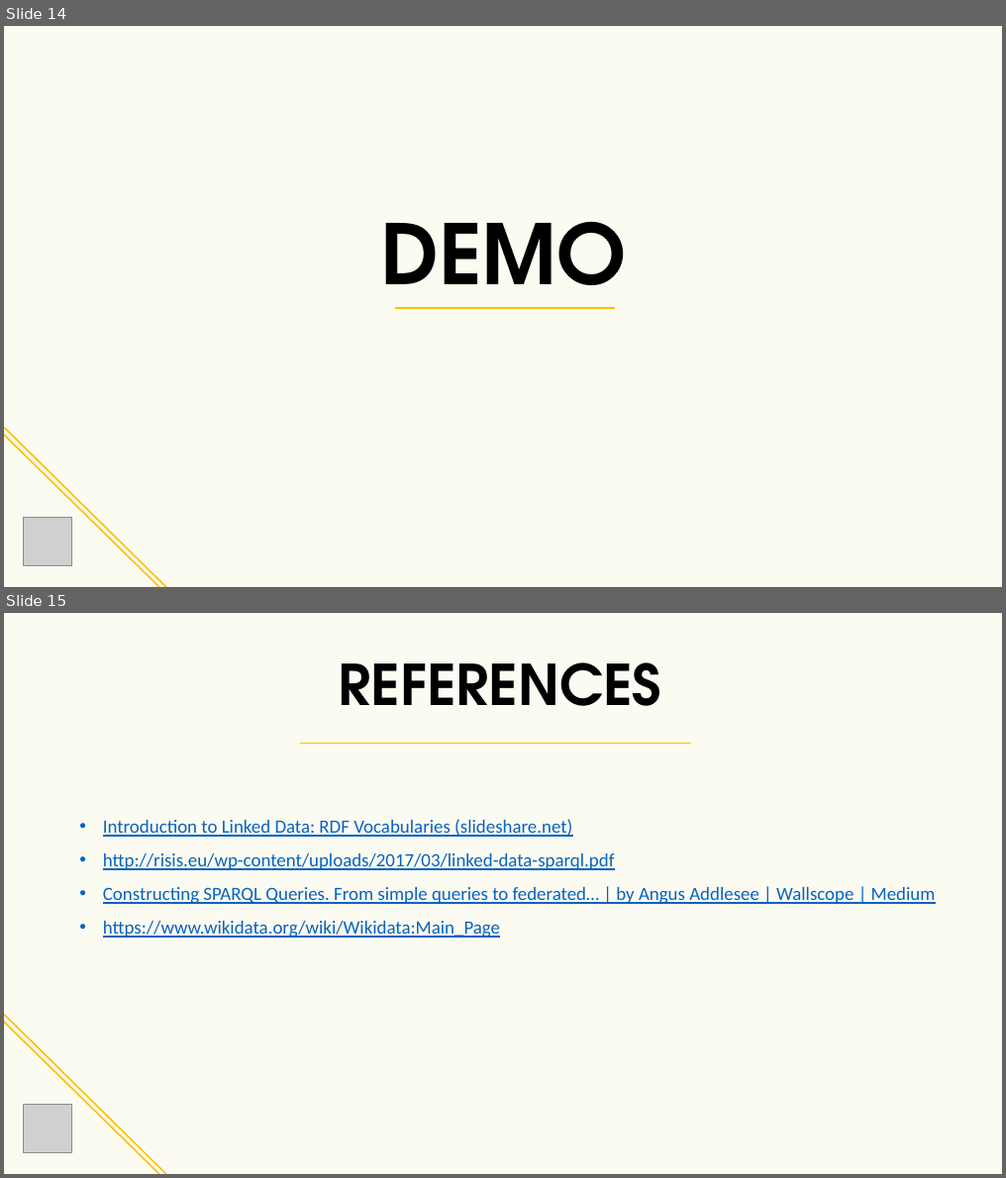
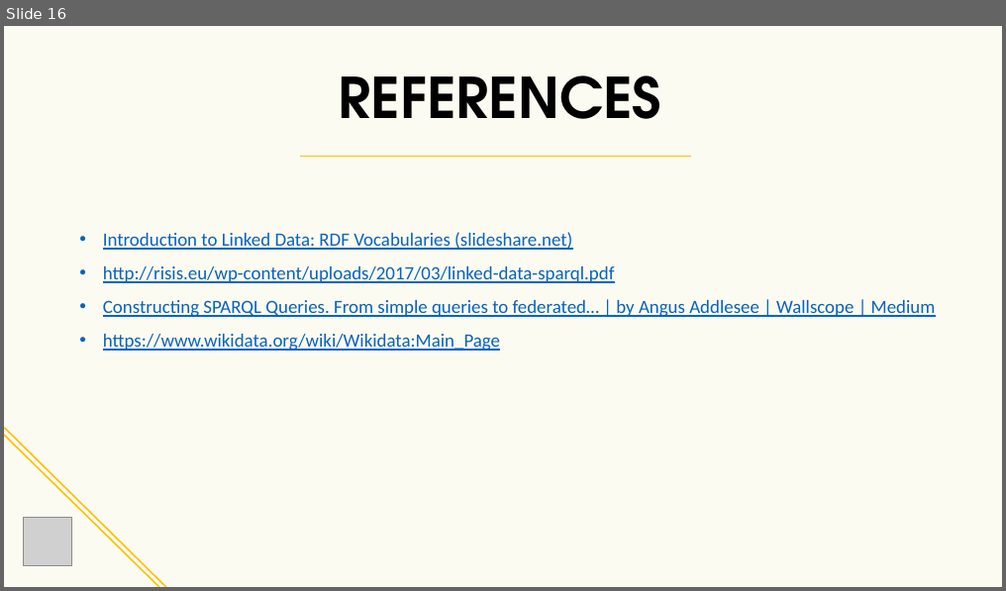
Before and after one commit to royn5618/Talks_Resources, a slide deck: EuroPython2021/Leveraging Linked Data using Python and SPARQL.pptx. Shown one above the other, each under a label of ours: slides 14 and 15 before the commit, slide 16 after it. The pictures are 1006x1178 and 1006x591 pixels, drawn with LibreOffice and Linux fonts; fonts in the diff are those of the drawing; grey boxes stand for pictures. Boxes give left, top, right and bottom in pixels: in the first picture for what was removed or moved away, otherwise in the second. Text is boxed around its words. In the diff, an @@ line names an element or a change of style, - is before the commit and + after.

```diff
--- a/EuroPython2021/Leveraging Linked Data using Python and SPARQL.pptx
+++ b/EuroPython2021/Leveraging Linked Data using Python and SPARQL.pptx
@@ slide 14 removed at (x1=4, y1=26, x2=1002, y2=587), background #FCFBF2 @@
@@ text removed at (x1=380, y1=222, x2=627, y2=309) @@
-DEMO
@@ line removed from (395, 308) to (616, 308) @@
@@ line removed from (4, 434) to (159, 587) @@
@@ line removed from (4, 428) to (166, 587) @@
@@ picture removed at (x1=24, y1=518, x2=71, y2=567) @@
@@ what was slide 15 is now slide 16 @@
```
Also in this commit, not shown: 2 slides changed, 1 slide added.
